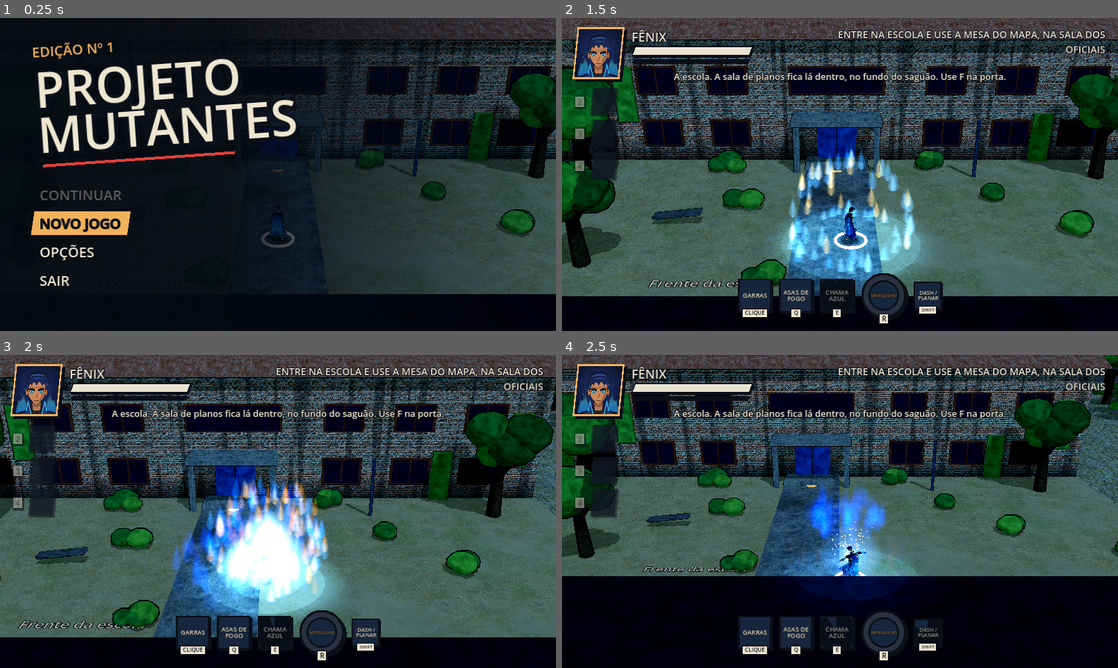
Above: before the commit, frames 1-4 (two rows, left to right).
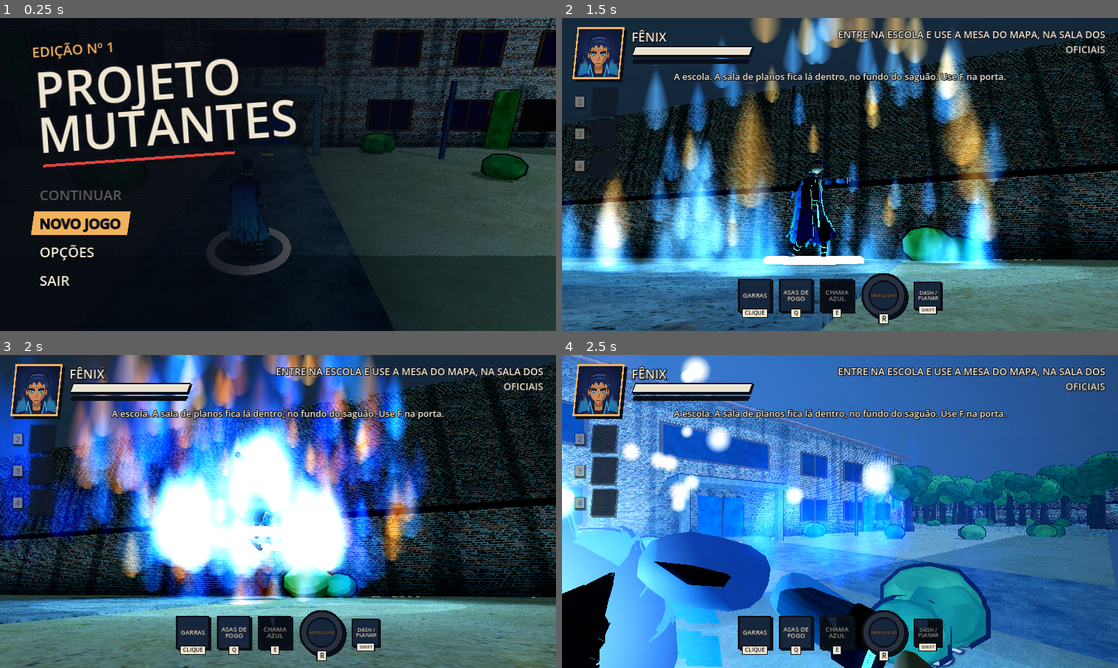
Above: after the commit, the same moments.

Repository: Giovivi/jogo_do_bolo
Game: Godot game, scene res://scenes/main.tscn
Same seed, same stepped clock (60 frames per second), same inputs: the game is played once before the commit and once after it.
Inputs (mouse positions are in pixels of both pictures, inside the frame that each line leads up to):
- Up to frame 1 (0.25 s): no input
- Up to frame 2 (1.5 s): click "NOVO JOGO" at 0.5 s; tap Enter (confirm) at 1.25 s; move the mouse to (962, 158) at 1.27 s; hold D (move_right) from 1.28 s (still down); tap E (ability_2) at 1.35 s; click (962, 158) at 1.42 s
- Up to frame 3 (2 s): keep holding D (move_right); tap Space (jump) at 1.52, 1.82 s; tap Shift (dash) at 1.55 s
- Up to frame 4 (2.5 s): move the mouse to (728, 527) at 2.02 s; release D (move_right) at 2.03 s; hold S (move_down) from 2.03 s (still down); tap Shift (dash) at 2.1 s; click (728, 527) at 2.17 s; tap Space (jump) at 2.27 s; tap E (ability_2) at 2.3 s

The runs differ from the first frame. In frame 1, 22% of the frame differs, in the area x 37-100%, y 0-100%; in frame 2, 83%; in frame 3, 85%; in frame 4, 88%, in the area x 0-100%, y 0-100%.

Commit message:
Câmera de teste estilo GTA: atrás do herói, girada pelo mouse
- Mouse gira a câmera o tempo todo (cursor preso; solto na pausa e menus)
- WASD relativo à câmera; andando sem mexer o mouse ~2 s, ela volta para trás
- Por cima do ombro direito, chega perto quando bate em parede
- Mira automática no inimigo à frente do herói; retícula opcional nas Opções
- Opções: tipo de câmera (de cima / atrás) e retícula; câmera de cima mantida
- Sem corte de paredes na câmera atrás

Co-Authored-By: Claude Opus 5.5 <noreply@anthropic.com>
Claude-Session: https://claude.ai/code/session_01GLyMG6Vbztux2euKjsTvdX

Diff:
--- a/scripts/core/camera_rig.gd
+++ b/scripts/core/camera_rig.gd
@@ -5,6 +5,8 @@
 ## segue um pouco a mira e cada sala escolhe um nível de zoom (zonas de
 ## câmera). O zoom aproxima a câmera, nunca muda o FOV. Desliza até o novo
 ## herói na troca, já levando o zoom da sala dele.
+## Com Game.rules.camera_behind, vira a câmera de teste estilo GTA: baixa,
+## atrás do ombro, girada pelo mouse (veja "atrás do herói" no fim).
 
 ## Distância da câmera no nível aberto (100%).
 var distance: float = 40.0
@@ -28,8 +30,18 @@
 ## As zonas nascem logo depois da câmera: a primeira entra sem transição.
 var _snap_zone: bool = false
 
+# Câmera atrás do herói (Game.rules.camera_behind).
+var behind: bool = false
+var _yaw: float = 0.0
+var _pitch: float = 0.0
+## Segundos desde o último movimento do mouse.
+var _since_mouse: float = 999.0
+var _arm: float = 0.0
+
 
 func _ready() -> void:
+	# Roda pausado também, para soltar o cursor nos menus.
+	process_mode = Node.PROCESS_MODE_ALWAYS
 	var r := Game.rules
 	camera = Camera3D.new()
 	if r.camera_perspective:
@@ -44,6 +56,13 @@
 	camera.near = 0.1
 	camera.far = 300.0
 	camera.rotation_degrees = Vector3(-r.camera_pitch_degrees, r.camera_yaw_degrees, 0.0)
+	behind = r.camera_behind
+	if behind:
+		camera.projection = Camera3D.PROJECTION_PERSPECTIVE
+		camera.fov = r.behind_fov
+		camera.near = 0.05
+		_pitch = deg_to_rad(-r.behind_pitch_degrees)
+		_arm = r.behind_distance
 	add_child(camera)
 	camera.current = true
 	Game.camera = camera
@@ -51,6 +70,9 @@
 
 func follow(new_target: Node3D, slide: bool) -> void:
 	target = new_target
+	if behind:
+		_follow_behind(new_target, slide)
+		return
 	# O nível de zoom da sala do novo herói vem junto.
 	var zone := _zone_at(new_target.global_position, 0.0)
 	if zone != null:
@@ -71,8 +93,15 @@
 
 
 func _process(delta: float) -> void:
+	if behind:
+		_update_mouse_mode()
+	if get_tree().paused:
+		return
 	_shake_time = maxf(0.0, _shake_time - delta)
 	if target == null or not is_instance_valid(target):
+		return
+	if behind:
+		_process_behind(delta)
 		return
 	_update_zone()
 	_tick_zoom(delta)
@@ -196,3 +225,122 @@
 		var k := _shake_time / maxf(_shake_total, 0.001)
 		offset = (b.x * randf_range(-1.0, 1.0) + b.y * randf_range(-1.0, 1.0)) * _shake_amount * k
 	camera.global_position = _focus + b.z * d + lift + offset
+
+
+# ---------------------------------------------------------------- atrás do herói
+
+## Ângulo (yaw) que põe a câmera atrás de quem olha para "dir".
+static func _yaw_behind(dir: Vector3) -> float:
+	return atan2(-dir.x, -dir.z)
+
+
+func _hero_facing(t: Node3D) -> Vector3:
+	var a := t as Actor
+	if a != null and a.facing.length() > 0.1:
+		return a.facing
+	return -t.global_transform.basis.z
+
+
+func _follow_behind(new_target: Node3D, slide: bool) -> void:
+	if slide:
+		_slide_from = _focus
+		_slide_t = 0.0
+	else:
+		_focus = new_target.global_position
+		_slide_t = 1.0
+		_yaw = _yaw_behind(_hero_facing(new_target))
+		_pitch = deg_to_rad(-Game.rules.behind_pitch_degrees)
+	_place_behind(1.0)
+
+
+## Cursor preso (e escondido) durante o jogo; solto nos menus e pausa.
+func _update_mouse_mode() -> void:
+	var want := Input.MOUSE_MODE_VISIBLE
+	if not get_tree().paused and get_window().has_focus():
+		want = Input.MOUSE_MODE_CAPTURED
+	if Input.mouse_mode != want:
+		Input.mouse_mode = want
+
+
+func _exit_tree() -> void:
+	if behind:
+		Input.mouse_mode = Input.MOUSE_MODE_VISIBLE
+
+
+## O mouse gira a câmera em volta do herói.
+func _unhandled_input(event: InputEvent) -> void:
+	if not behind or get_tree().paused:
+		return
+	var mm := event as InputEventMouseMotion
+	if mm != null and Input.mouse_mode == Input.MOUSE_MODE_CAPTURED:
+		var k := deg_to_rad(Game.rules.behind_mouse_sensitivity)
+		_yaw -= mm.relative.x * k
+		_pitch = clampf(_pitch - mm.relative.y * k, deg_to_rad(-60.0), deg_to_rad(25.0))
+		_since_mouse = 0.0
+
+
+## Para testes e pranchas: gira a câmera como se o mouse tivesse girado.
+func orbit_by(yaw_degrees: float, pitch_degrees: float = 0.0) -> void:
+	_yaw += deg_to_rad(yaw_degrees)
+	_pitch += deg_to_rad(pitch_degrees)
+	_since_mouse = 0.0
+
+
+func _process_behind(delta: float) -> void:
+	var r := Game.rules
+	_since_mouse += delta
+
+	var goal := target.global_position
+	var ground_y := goal.y
+	if target is CharacterBody3D and not (target as CharacterBody3D).is_on_floor():
+		ground_y = _focus.y
+	goal.y = ground_y
+	if _slide_t < 1.0:
+		_slide_t = minf(1.0, _slide_t + delta / r.camera_slide_time)
+		var k := 1.0 - pow(1.0 - _slide_t, 3.0)
+		_focus = _slide_from.lerp(goal, k)
+	else:
+		var y := lerpf(_focus.y, goal.y, 1.0 - exp(-6.0 * delta))
+		_focus = _focus.lerp(goal, 1.0 - exp(-16.0 * delta))
+		_focus.y = y
+
+	# Andando sem mexer o mouse: volta devagar para trás do herói.
+	if _since_mouse >= r.behind_return_delay and _moving():
+		var f := 1.0 - exp(-r.behind_return_speed * delta)
+		_yaw += angle_difference(_yaw, _yaw_behind(_hero_facing(target))) * f
+		_pitch = lerpf(_pitch, deg_to_rad(-r.behind_pitch_degrees), f)
+	_place_behind(delta)
+
+
+func _moving() -> bool:
+	var b := target as CharacterBody3D
+	if b == null:
+		return false
+	return Vector2(b.velocity.x, b.velocity.z).length() > 0.5
+
+
+func _place_behind(delta: float) -> void:
+	var r := Game.rules
+	var pivot := _focus + Vector3.UP * r.behind_pivot_height
+	var basis := Basis.from_euler(Vector3(_pitch, _yaw, 0.0))
+	var back := basis.z
+	# Por cima do ombro direito, sem enfiar o ombro na parede ao lado.
+	var side := r.behind_shoulder
+	var side_hit := Game.raycast_world(pivot, pivot + basis.x * (side + 0.3))
+	if not side_hit.is_empty():
+		side = maxf(0.0, pivot.distance_to(side_hit["position"]) - 0.3)
+	pivot += basis.x * side
+	# Parede atrás: a câmera chega mais perto do herói (entra rápido, sai devagar).
+	var want := r.behind_distance
+	var hit := Game.raycast_world(pivot, pivot + back * (want + 0.3))
+	if not hit.is_empty():
+		want = maxf(0.6, pivot.distance_to(hit["position"]) - 0.3)
+	if want < _arm or delta >= 1.0:
+		_arm = want
+	else:
+		_arm = lerpf(_arm, want, 1.0 - exp(-3.0 * delta))
+	var offset := Vector3.ZERO
+	if _shake_time > 0.0:
+		var k := _shake_time / maxf(_shake_total, 0.001)
+		offset = (basis.x * randf_range(-1.0, 1.0) + basis.y * randf_range(-1.0, 1.0)) * _shake_amount * k * 0.5
+	camera.global_transform = Transform3D(basis, pivot + back * _arm + offset)
--- a/scripts/core/game.gd
+++ b/scripts/core/game.gd
@@ -338,6 +338,9 @@
 	if camera == null:
 		return null
 	var mouse: Vector2 = camera.get_viewport().get_mouse_position()
+	# Câmera atrás com retícula: mira no centro da tela.
+	if rules.camera_behind:
+		mouse = camera.get_viewport().get_visible_rect().size * 0.5
 	var right: Vector3 = camera.global_transform.basis.x
 	var best: Actor = null
 	var best_score: float = INF
@@ -358,6 +361,57 @@
 			best_score = score
 			best = a
 	return best
+
+
+## Câmera atrás do herói: o mais perto dentro do cone em frente a "dir",
+## com linha de visão. O ângulo pesa um pouco, para preferir o da frente.
+func front_pick(from: Vector3, dir: Vector3, max_range: float, candidates: Array) -> Actor:
+	var d2 := Vector2(dir.x, dir.z)
+	if d2.length() < 0.01:
+		return null
+	d2 = d2.normalized()
+	var cos_max := cos(deg_to_rad(rules.behind_aim_cone))
+	var best: Actor = null
+	var best_score: float = INF
+	for n in candidates:
+		var a := n as Actor
+		if a == null or a.is_dead:
+			continue
+		var to := Vector2(a.global_position.x - from.x, a.global_position.z - from.z)
+		var dist := to.length()
+		if dist > max_range + a.body_radius:
+			continue
+		var c := 1.0
+		if dist > 0.3:
+			c = to.normalized().dot(d2)
+			if c < cos_max:
+				continue
+		if not has_line_of_sight(from, a.global_position):
+			continue
+		var score := dist * (1.0 + (1.0 - c))
+		if score < best_score:
+			best_score = score
+			best = a
+	return best
+
+
+## Ponto para onde a retícula aponta: a primeira parede no centro da tela,
+## ou 25 m à frente da câmera.
+func reticle_point() -> Vector3:
+	if camera == null:
+		return Vector3.ZERO
+	var center := camera.get_viewport().get_visible_rect().size * 0.5
+	var origin := camera.project_ray_origin(center)
+	var dir := camera.project_ray_normal(center)
+	var to := origin + dir * 25.0
+	var hit := raycast_world(origin, to)
+	if not hit.is_empty():
+		return hit["position"]
+	return to
+
+
+func front_target(from: Node3D, dir: Vector3, max_range: float) -> Actor:
+	return front_pick(from.global_position, dir, max_range, living_enemies())
 
 
 ## Raio de laser: núcleo claro e fino dentro de um brilho vermelho.
--- a/scripts/data/game_rules.gd
+++ b/scripts/data/game_rules.gd
@@ -27,6 +27,32 @@
 ## Paredes na frente do herói ficam transparentes. Desligado: a decisão
 ## da seção 3.7 é que nada fica transparente (o corte baixo continua).
 @export var wall_fade: bool = false
+
+@export_group("Câmera atrás do herói (teste)")
+## Verdadeiro = câmera baixa atrás do herói, girada pelo mouse (estilo GTA);
+## falso = a câmera de cima. A tela de Opções troca este valor.
+@export var camera_behind: bool = true
+## Distância da câmera até o ponto que ela olha, acima do herói (m).
+@export var behind_distance: float = 4.6
+## Altura do ponto que a câmera olha, acima dos pés (m).
+@export var behind_pivot_height: float = 1.5
+## Inclinação para baixo na posição padrão (graus).
+@export var behind_pitch_degrees: float = 16.0
+@export var behind_fov: float = 62.0
+## Câmera um pouco à direita do herói (por cima do ombro), em metros.
+@export var behind_shoulder: float = 0.55
+## Graus de giro por pixel do mouse.
+@export var behind_mouse_sensitivity: float = 0.18
+## Andando sem mexer o mouse por este tempo (s), a câmera volta para trás do herói.
+@export var behind_return_delay: float = 2.0
+## Rapidez dessa volta (maior = mais rápido); suave, com freio no fim.
+@export var behind_return_speed: float = 1.5
+## Mira automática: inimigo mais perto dentro deste ângulo (graus, para
+## cada lado) na frente do herói.
+@export var behind_aim_cone: float = 60.0
+## Retícula no centro da tela: o ataque vai para onde a câmera aponta.
+## Desligada: mira automática à frente do herói. Opções troca este valor.
+@export var behind_reticle: bool = false
 
 @export_group("Cenário em corte (diorama)")
 ## Paredes e estrutura do lado da câmera ficam cortadas nesta altura.
--- a/scripts/heroes/fenix.gd
+++ b/scripts/heroes/fenix.gd
@@ -139,7 +139,14 @@
 		return false
 	var s := _fx()
 	var target: Hero = forced_target
-	if target == null and use_mouse and Game.party != null:
+	if target == null and use_mouse and Game.party != null and Game.rules.camera_behind and not Game.rules.behind_reticle:
+		# Câmera atrás: o aliado mais perto na frente do Fênix.
+		var allies: Array = []
+		for h in Game.party.living_heroes():
+			if h != self:
+				allies.append(h)
+		target = Game.front_pick(global_position, facing, 10.0, allies) as Hero
+	elif target == null and use_mouse and Game.party != null:
 		var best_d := s.heal_pick_radius
 		for h in Game.party.living_heroes():
 			if h == self:
--- a/scripts/heroes/hero.gd
+++ b/scripts/heroes/hero.gd
@@ -303,10 +303,22 @@
 	var move := axes[1] * input.x + axes[0] * input.y
 	if move.length() > 1.0:
 		move = move.normalized()
-	var aim := Game.mouse_ground_point(global_position.y)
-	# Mira pela tela: com o cursor em cima de um inimigo (drone incluído),
-	# o herói mira nele, e não no chão atrás dele.
-	aim_target = Game.aim_target(self, AIM_RANGE)
+	var aim: Vector3
+	if Game.rules.camera_behind and Game.rules.behind_reticle:
+		# Câmera atrás com retícula: mira no centro da tela.
+		aim = Game.reticle_point()
+		aim_target = Game.aim_target(self, AIM_RANGE)
+	elif Game.rules.camera_behind:
+		# Câmera atrás: sem cursor. Mira para onde o herói anda/olha, presa no
+		# inimigo mais perto à frente dele.
+		var look := move if move.length() > 0.1 else facing
+		aim_target = Game.front_target(self, look, AIM_RANGE)
+		aim = global_position + look.normalized() * 6.0
+	else:
+		aim = Game.mouse_ground_point(global_position.y)
+		# Mira pela tela: com o cursor em cima de um inimigo (drone incluído),
+		# o herói mira nele, e não no chão atrás dele.
+		aim_target = Game.aim_target(self, AIM_RANGE)
 	if aim_target != null:
 		aim = aim_target.global_position
 	# Corpo olha para onde anda; ao atacar ou usar habilidade, vira para o alvo
--- a/scripts/level/posto_vigia.gd
+++ b/scripts/level/posto_vigia.gd
@@ -111,7 +111,10 @@
 	# Plataforma de 1 m no canto: sobe com um pulo.
 	_platform(3, -8, 8, -4, 1.0)
 	_enemy_group("Entrada B", SOLDIER, 2, [Vector3(6, 0, 5), Vector3(5.5, 1, -6)])
-	_hint(Rect2(-8, 0, 10, 8), "WASD move · Espaço pula · mouse mira · clique ataca · Q e E habilidades · Shift dash")
+	if Game.rules.camera_behind:
+		_hint(Rect2(-8, 0, 10, 8), "WASD move · mouse gira a câmera · Espaço pula · clique ataca · Q e E habilidades · Shift dash")
+	else:
+		_hint(Rect2(-8, 0, 10, 8), "WASD move · Espaço pula · mouse mira · clique ataca · Q e E habilidades · Shift dash")
 	_hint(Rect2(-8, -3, 7, 2.5), "Vão de 2 m: pule (Espaço) com corrida até a saliência do baú.")
 	_corridor_x(8, 20, 0.0, c)
 
@@ -433,6 +436,9 @@
 			var c := Vector2(x_min + ix + 0.5, z_min + iz + 0.5)
 			var low := false
 			var k := 0.5
+			# Câmera atrás do herói: sem corte, paredes inteiras.
+			if Game.rules.camera_behind:
+				k = reach + 1.0
 			while k <= reach:
 				var q := c + view * k
 				var qx := int(floor(q.x)) - x_min
--- a/scripts/ui/hud.gd
+++ b/scripts/ui/hud.gd
@@ -54,6 +54,9 @@
 	layer = 10
 
 
+var _reticle: Control
+
+
 func setup(p: Party, l: PostoVigia) -> void:
 	party = p
 	level = l
@@ -66,6 +69,9 @@
 	_build_party()
 	_build_abilities()
 	_build_texts()
+	_reticle = Reticle.new()
+	_reticle.set_anchors_and_offsets_preset(Control.PRESET_FULL_RECT)
+	_root.add_child(_reticle)
 	_balloon = InteractBalloon.new()
 	_balloon.visible = false
 	_root.add_child(_balloon)
@@ -467,6 +473,7 @@
 	_update_party()
 	_update_abilities()
 	_update_objective()
+	_reticle.visible = Game.rules.camera_behind and Game.rules.behind_reticle and not get_tree().paused
 
 
 ## Detecta golpe ou cura comparando com o quadro anterior e avisa o retrato.
@@ -668,3 +675,16 @@
 			var f := PackedVector2Array([Vector2(k + b, b), Vector2(k + w - b, b), Vector2(w - b, size.y - b), Vector2(b, size.y - b)])
 			var col := UIStyle.LAMP if value < 1.0 else UIStyle.LAMP2
 			draw_colored_polygon(f, col)
+
+
+## Retícula da câmera atrás do herói: anel fino com ponto, no centro.
+class Reticle extends Control:
+	func _ready() -> void:
+		mouse_filter = Control.MOUSE_FILTER_IGNORE
+
+	func _draw() -> void:
+		var c := size * 0.5
+		draw_arc(c, 11.0, 0.0, TAU, 32, Color(0, 0, 0, 0.6), 4.0, true)
+		draw_arc(c, 11.0, 0.0, TAU, 32, Color(1, 1, 1, 0.9), 2.0, true)
+		draw_circle(c, 3.0, Color(0, 0, 0, 0.6))
+		draw_circle(c, 2.0, Color(1, 1, 1, 0.95))
--- a/scripts/ui/options_screen.gd
+++ b/scripts/ui/options_screen.gd
@@ -4,22 +4,34 @@
 ## até fechar o jogo.
 ## - Câmera segue a mira: 0 a 3 m, passos de 0,5 m (Game.rules.camera_aim_follow)
 ## - Tremor da câmera: liga/desliga (Game.rules.screen_shake)
+## - Tipo de câmera: de cima ou atrás do herói (Game.rules.camera_behind);
+##   trocar recarrega a cena, porque o corte das paredes muda.
+## - Retícula: liga/desliga (Game.rules.behind_reticle)
 
 signal closed
 
 const AIM_PROPERTY := "camera_aim_follow"
 const SHAKE_PROPERTY := "screen_shake"
+const BEHIND_PROPERTY := "camera_behind"
+const RETICLE_PROPERTY := "behind_reticle"
 
 ## Guardados aqui também, para a tela abrir com o último valor escolhido
 ## mesmo antes de a câmera dinâmica existir na versão em uso.
 static var aim_follow: float = 1.5
 static var shake_on: bool = true
+static var behind_on: bool = true
+static var reticle_on: bool = false
 
 var _value_label: Label
 var _slider: HSlider
 var _on_btn: Button
 var _off_btn: Button
 var _back: Button
+var _top_btn: Button
+var _behind_btn: Button
+var _behind_at_open: bool = true
+var _ret_on_btn: Button
+var _ret_off_btn: Button
 
 
 func _ready() -> void:
@@ -43,7 +55,7 @@
 	sb.content_margin_left = 40
 	sb.content_margin_right = 40
 	panel.add_theme_stylebox_override("panel", sb)
-	panel.position = Vector2(90, 240)
+	panel.position = Vector2(90, 200)
 	panel.custom_minimum_size = Vector2(920, 0)
 	add_child(panel)
 	var col := VBoxContainer.new()
@@ -87,13 +99,48 @@
 	_off_btn.pressed.connect(func() -> void: _set_shake(false))
 	tog.add_child(_off_btn)
 
+	# Tipo de câmera (teste).
+	var row3 := HBoxContainer.new()
+	row3.add_theme_constant_override("separation", 30)
+	col.add_child(row3)
+	row3.add_child(_item_label("Tipo de câmera", "trocar recomeça a sala atual"))
+	var tog3 := HBoxContainer.new()
+	tog3.add_theme_constant_override("separation", 0)
+	tog3.size_flags_vertical = Control.SIZE_SHRINK_CENTER
+	row3.add_child(tog3)
+	_top_btn = _toggle_button("De cima")
+	_top_btn.pressed.connect(func() -> void: _set_behind(false))
+	tog3.add_child(_top_btn)
+	_behind_btn = _toggle_button("Atrás")
+	_behind_btn.pressed.connect(func() -> void: _set_behind(true))
+	tog3.add_child(_behind_btn)
+
+	# Retícula (só na câmera atrás).
+	var row4 := HBoxContainer.new()
+	row4.add_theme_constant_override("separation", 30)
+	col.add_child(row4)
+	row4.add_child(_item_label("Retícula", "câmera atrás: ataque vai para o centro da tela"))
+	var tog4 := HBoxContainer.new()
+	tog4.add_theme_constant_override("separation", 0)
+	tog4.size_flags_vertical = Control.SIZE_SHRINK_CENTER
+	row4.add_child(tog4)
+	_ret_on_btn = _toggle_button("Ligada")
+	_ret_on_btn.pressed.connect(func() -> void: _set_reticle(true))
+	tog4.add_child(_ret_on_btn)
+	_ret_off_btn = _toggle_button("Desligada")
+	_ret_off_btn.pressed.connect(func() -> void: _set_reticle(false))
+	tog4.add_child(_ret_off_btn)
+
 	_back = UIStyle.menu_button("Voltar", 38)
-	_back.position = Vector2(90, 740)
+	_back.position = Vector2(90, 790)
 	_back.pressed.connect(_close)
 	add_child(_back)
 
 	_on_aim_changed(aim_follow)
 	_set_shake(shake_on)
+	_behind_at_open = behind_on
+	_set_behind(behind_on)
+	_set_reticle(reticle_on)
 	_slider.call_deferred("grab_focus")
 
 
@@ -105,6 +152,10 @@
 		aim_follow = float(game.rules.get(AIM_PROPERTY))
 	if SHAKE_PROPERTY in game.rules:
 		shake_on = bool(game.rules.get(SHAKE_PROPERTY))
+	if BEHIND_PROPERTY in game.rules:
+		behind_on = bool(game.rules.get(BEHIND_PROPERTY))
+	if RETICLE_PROPERTY in game.rules:
+		reticle_on = bool(game.rules.get(RETICLE_PROPERTY))
 
 
 ## Aplica os valores guardados (chamado ao montar a cena, caso o jogo recarregue).
@@ -117,6 +168,10 @@
 		game.rules.set(AIM_PROPERTY, aim_follow)
 	if SHAKE_PROPERTY in game.rules:
 		game.rules.set(SHAKE_PROPERTY, shake_on)
+	if BEHIND_PROPERTY in game.rules:
+		game.rules.set(BEHIND_PROPERTY, behind_on)
+	if RETICLE_PROPERTY in game.rules:
+		game.rules.set(RETICLE_PROPERTY, reticle_on)
 
 
 func _item_label(title_text: String, hint: String) -> Control:
@@ -190,6 +245,20 @@
 	apply_saved()
 
 
+func _set_behind(on: bool) -> void:
+	behind_on = on
+	_top_btn.set_pressed_no_signal(not on)
+	_behind_btn.set_pressed_no_signal(on)
+	apply_saved()
+
+
+func _set_reticle(on: bool) -> void:
+	reticle_on = on
+	_ret_on_btn.set_pressed_no_signal(on)
+	_ret_off_btn.set_pressed_no_signal(not on)
+	apply_saved()
+
+
 func _unhandled_input(event: InputEvent) -> void:
 	if event.is_action_pressed("pause"):
 		get_viewport().set_input_as_handled()
@@ -199,3 +268,8 @@
 func _close() -> void:
 	closed.emit()
 	queue_free()
+	if behind_on != _behind_at_open:
+		# Câmera e paredes montam de outro jeito: recomeça a cena.
+		var tree := get_tree()
+		tree.paused = false
+		tree.reload_current_scene.call_deferred()
